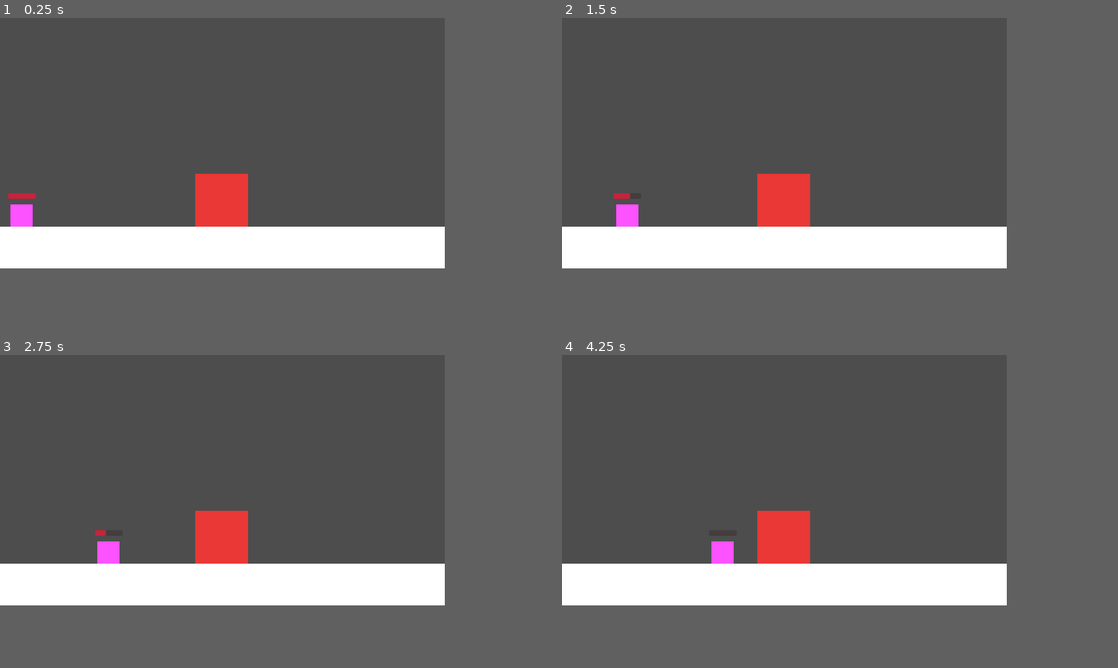
Above: before the commit, frames 1-4 (two rows, left to right).
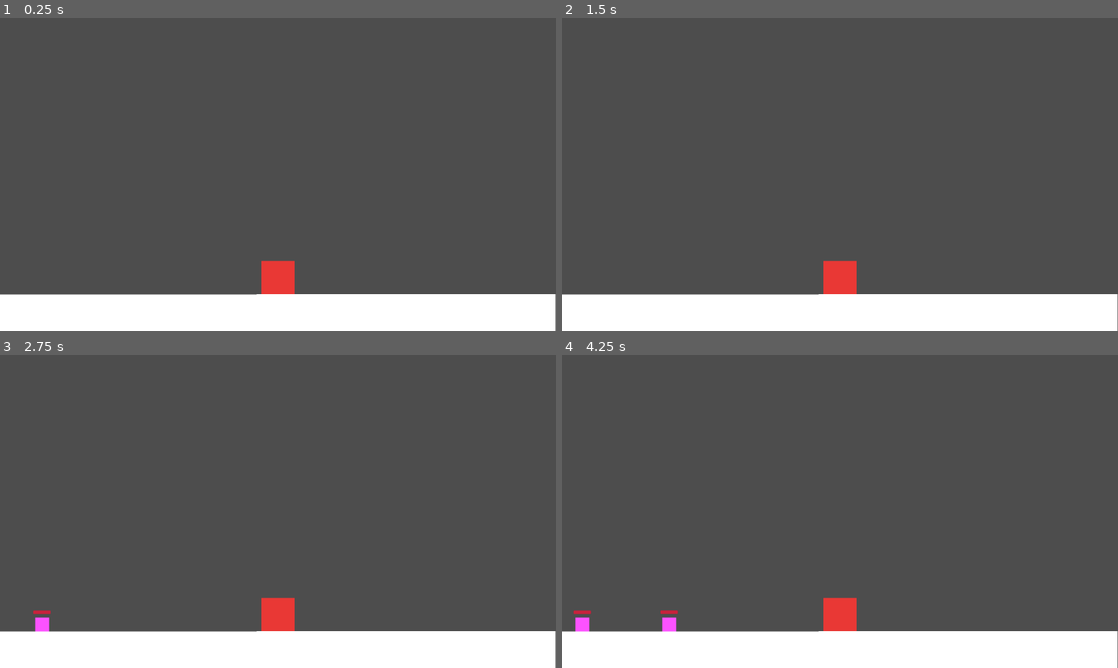
Above: after the commit, the same moments.

Repository: Caneris/Foxhold
Game: Godot game, scene res://scenes/main.tscn
The game is run twice, just before and just after one commit, with the same random seed, the same clock (stepped at 60 frames per second) and the same inputs.
Inputs (mouse positions are in pixels of both pictures, inside the frame that each line leads up to):
- Up to frame 1 (0.25 s): no input
- Up to frame 2 (1.5 s): move the mouse to (884, 130) at 0.52 s; click (884, 130) at 0.67 s; move the mouse to (695, 155) at 1.27 s; click (695, 155) at 1.42 s
- Up to frame 3 (2.75 s): move the mouse to (266, 423) at 2.02 s; click (266, 423) at 2.17 s
- Up to frame 4 (4.25 s): move the mouse to (762, 530) at 2.77 s; click (762, 530) at 2.92 s; move the mouse to (917, 517) at 3.52 s; click (917, 517) at 3.67 s
In our replay, the window is 640x360 before the commit and 800x450 after it. These sizes can differ from the game's own. Grey fills any space a smaller window leaves; there, only what the larger window draws over its background counts as a difference.

The runs differ from the first frame. In frame 1, 25% of the frame differs, in the area x 0-100%, y 49-100%; in frame 2, 25%; in frame 3, 25%; in frame 4, 25%.

Commit message:
still working on enemy taking dmg

Diff:
--- a/project.godot
+++ b/project.godot
@@ -17,6 +17,6 @@
 
 [display]
 
-window/size/viewport_width=640
-window/size/viewport_height=360
+window/size/viewport_width=1280
+window/size/viewport_height=720
 window/stretch/mode="viewport"
--- a/scenes/enemy_placeholder.tscn
+++ b/scenes/enemy_placeholder.tscn
@@ -20,6 +20,9 @@
 corner_radius_top_right = 2
 corner_radius_bottom_right = 2
 corner_radius_bottom_left = 2
+
+[sub_resource type="RectangleShape2D" id="RectangleShape2D_yo5jk"]
+size = Vector2(32, 32)
 
 [node name="EnemyPlaceholder" type="CharacterBody2D"]
 script = ExtResource("1_4v77h")
@@ -66,3 +69,8 @@
 step = 1.0
 value = 5.0
 show_percentage = false
+
+[node name="Area2D" type="Area2D" parent="."]
+
+[node name="CollisionShape2D" type="CollisionShape2D" parent="Area2D"]
+shape = SubResource("RectangleShape2D_yo5jk")
--- a/scenes/floor.tscn
+++ b/scenes/floor.tscn
@@ -1,7 +1,7 @@
 [gd_scene load_steps=3 format=3 uid="uid://dxdixvw4t64ag"]
 
 [sub_resource type="RectangleShape2D" id="RectangleShape2D_c41w6"]
-size = Vector2(640, 91)
+size = Vector2(1279, 91)
 
 [sub_resource type="CanvasTexture" id="CanvasTexture_ukw5w"]
 
@@ -9,10 +9,10 @@
 
 [node name="CollisionShape2D" type="CollisionShape2D" parent="."]
 z_index = 1
-position = Vector2(320, 45.5)
+position = Vector2(639.5, 45.5)
 shape = SubResource("RectangleShape2D_c41w6")
 
 [node name="Sprite2D" type="Sprite2D" parent="."]
-position = Vector2(320, 45.5)
-scale = Vector2(640, 91)
+position = Vector2(639.5, 45.5)
+scale = Vector2(1279, 91)
 texture = SubResource("CanvasTexture_ukw5w")
--- a/scenes/main.tscn
+++ b/scenes/main.tscn
@@ -8,38 +8,36 @@
 [ext_resource type="PackedScene" uid="uid://b57d0lhm3n03w" path="res://scenes/player.tscn" id="6_tefeu"]
 
 [node name="Main" type="Node2D"]
+rotation = -0.0012312
+scale = Vector2(1, 1.00743)
 
 [node name="Floor" parent="." instance=ExtResource("1_0wfyh")]
-position = Vector2(0, 300)
+position = Vector2(-0.411221, 631.536)
 
 [node name="Wall" parent="." instance=ExtResource("2_sugp2")]
-position = Vector2(-10, 0)
+position = Vector2(-10.4112, 4.96291)
 
 [node name="Wall2" parent="." instance=ExtResource("2_sugp2")]
-position = Vector2(650, 0)
+position = Vector2(1288.59, 4.94822)
 
 [node name="Heart" parent="." instance=ExtResource("3_sugp2")]
-position = Vector2(319, 262)
+position = Vector2(639.589, 593.536)
 
 [node name="EnemyContainer" type="Node2D" parent="."]
+position = Vector2(-0.411221, 331.536)
 
 [node name="EnemySpawner" parent="." instance=ExtResource("4_jyhfs")]
+position = Vector2(-0.411221, 331.536)
+enemy_scene = ExtResource("5_tbgi4")
 spawn_points_path = Array[NodePath]([NodePath("Position1"), NodePath("Position2")])
 enemy_container_path = NodePath("../EnemyContainer")
-spawn_timer_one_shot = true
 
 [node name="Position1" type="Marker2D" parent="EnemySpawner"]
 position = Vector2(23, 275)
 
 [node name="Position2" type="Marker2D" parent="EnemySpawner"]
-position = Vector2(601, 274)
-
-[node name="EnemyPlaceholder" parent="." instance=ExtResource("5_tbgi4")]
-position = Vector2(19, 279)
-heart_path = NodePath("../Heart")
-speed = 50.0
-heart_range = 10.0
-attack_range = 20.0
+position = Vector2(1225, 273)
 
 [node name="Player" parent="." instance=ExtResource("6_tefeu")]
 unique_name_in_owner = true
+position = Vector2(-0.411221, 331.536)
--- a/scenes/wall.tscn
+++ b/scenes/wall.tscn
@@ -1,10 +1,11 @@
 [gd_scene load_steps=2 format=3 uid="uid://ckxt7xyn3omwu"]
 
 [sub_resource type="RectangleShape2D" id="RectangleShape2D_uvhfp"]
-size = Vector2(20, 360)
+size = Vector2(20, 240)
 
 [node name="Wall" type="StaticBody2D"]
 
 [node name="CollisionShape2D" type="CollisionShape2D" parent="."]
-position = Vector2(0, 180)
+position = Vector2(0, 360)
+scale = Vector2(1, 3)
 shape = SubResource("RectangleShape2D_uvhfp")
--- a/scripts/enemy_placeholder.gd
+++ b/scripts/enemy_placeholder.gd
@@ -8,6 +8,7 @@
 @export var attack_damage : int = 1
 @export var attack_interval : float = 2.0
 @export var max_health : int = 10
+@export var damage_per_click: int = 2
 
 # pixels/sec² — by default Godot’s 2D gravity
 @export var gravity: float = ProjectSettings.get_setting("physics/2d/default_gravity")
@@ -20,16 +21,19 @@
 
 @onready var sight: RayCast2D = $Sight
 @onready var health_bar: ProgressBar = %HealthBar
+@onready var click_area: Area2D = $Area2D
 
 
-func _ready() -> void:
-	# Cache Heart instance
-	heart_node = get_node(heart_path)
-	sight.collide_with_areas = true
-	initiate_health(max_health)
+func take_damage() -> void:
+	health_bar.value = max(health_bar.value - damage_per_click, 0)
 
 
-func _input(event: InputEvent) -> void:
+func die() -> void:
+	# play death animation, spawn particles, sound, etc.
+	queue_free()
+
+
+func _on_click(viewport, event, shape_idx) -> void:
 	var event_is_mouseclick : bool = (
 		event is InputEventMouseButton and
 		event.button_index == MOUSE_BUTTON_LEFT and
@@ -37,7 +41,7 @@
 	)
 
 	if event_is_mouseclick:
-		health_bar.value -= 2
+		health_bar.value -= damage_per_click
 
 
 func initiate_health(value) -> void:
@@ -45,9 +49,20 @@
 	health_bar.value = value
 
 
+func _ready() -> void:
+	# Cache Heart instance
+	heart_node = get_tree().get_root().get_node("Main/Heart") as Area2D
+	sight.collide_with_areas = true
+	initiate_health(max_health)
+	click_area.connect("input_event",_on_click)
+
+
 func _physics_process(delta: float) -> void:
 	if not heart_node:
 		return
+
+	if health_bar.value == 0:
+		die()
 
 	# insert gravity
 	velocity.y += gravity * delta
--- a/scripts/enemy_spawner.gd
+++ b/scripts/enemy_spawner.gd
@@ -1,6 +1,6 @@
 extends Node2D
 
-@export var enemy_scenes : Array[PackedScene] = []
+@export var enemy_scene : PackedScene
 @export var spawn_interval : float = 2.0
 @export var spawn_points_path : Array[NodePath] = []
 @export var enemy_container_path : NodePath
@@ -37,4 +37,7 @@
 	enemy_container = get_node_or_null(enemy_container_path)
 
 func _on_spawn_timer_timeout() -> void:
+	var enemy := enemy_scene.instantiate()
+	enemy_container.add_child(enemy)
+	enemy.global_position = spawn_points[0].global_position
 	print("time out")
Not shown: 1 places in scenes/enemy_placeholder.tscn that only renumber resources
